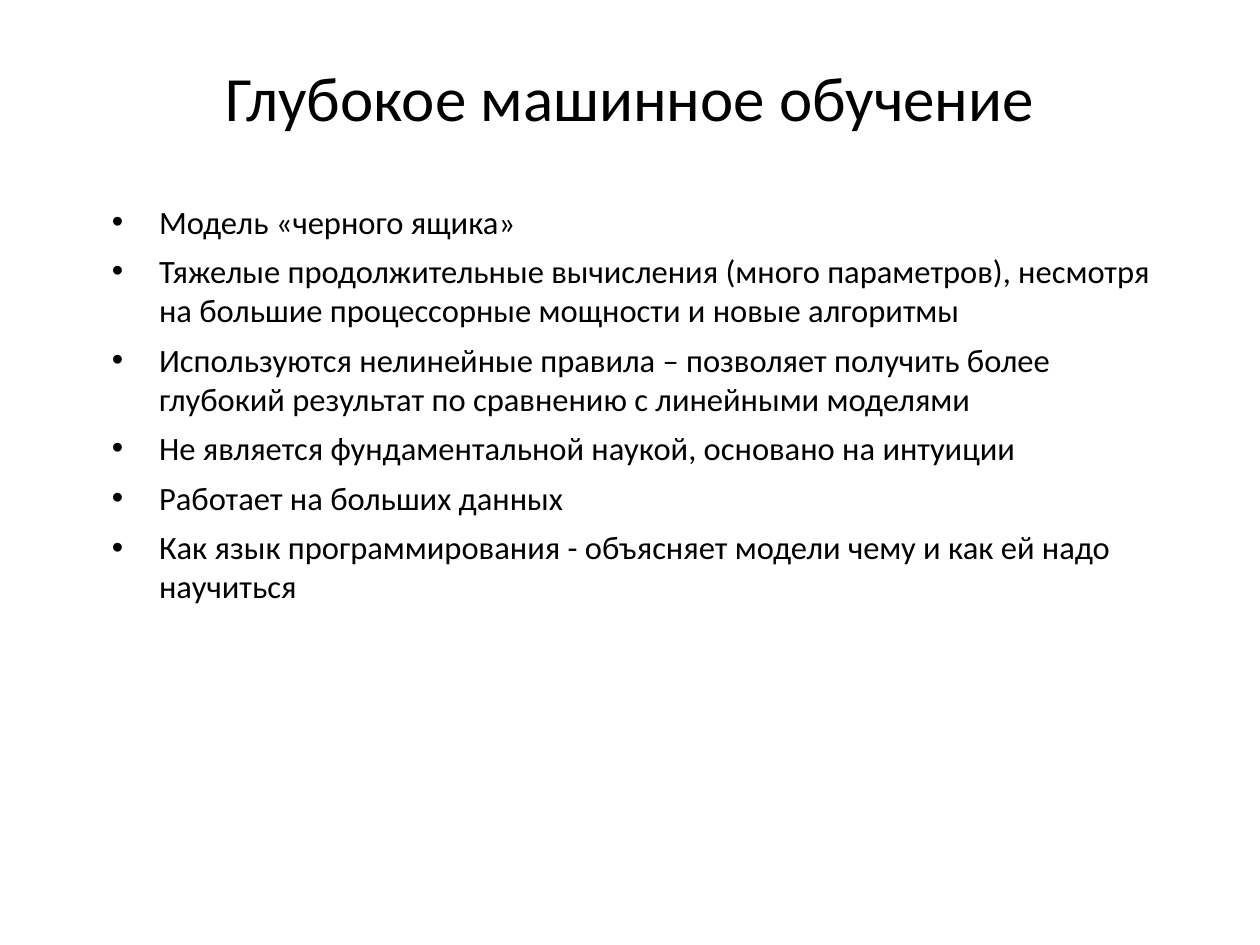
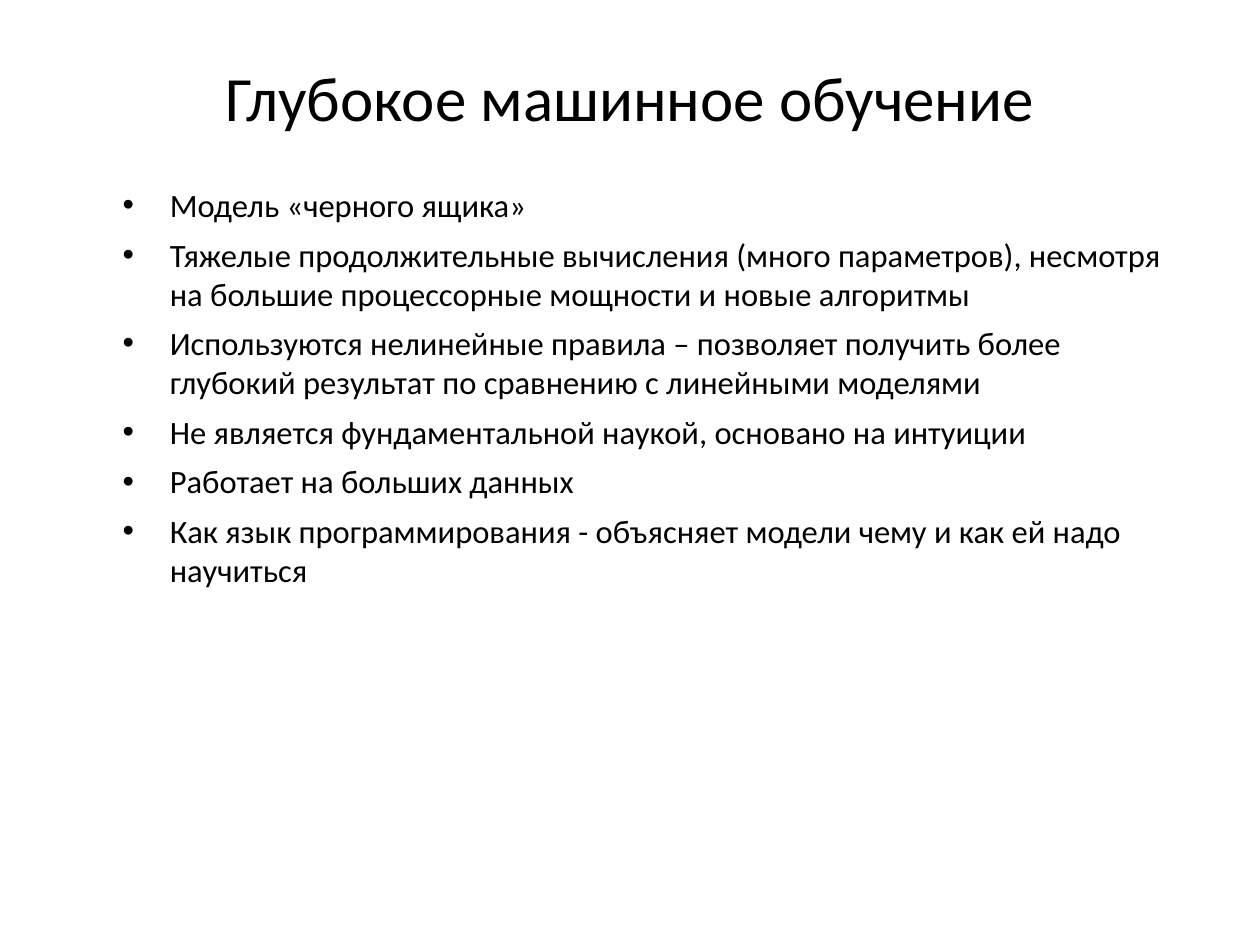
Before and after one commit to CyberLympha/Data-Science-Course, a slide deck: slide 2 of презентации/Автокодировщики.ppt. Drawn at 1260x945 pixels with LibreOffice and Linux fonts; fonts in the diff are those of the drawing. Boxes give left, top, right and bottom in pixels: in the first picture for what was removed or moved away, otherwise in the second. Text is boxed around its words. In the diff, an @@ line names an element or a change of style, - is before the commit and + after.

```diff
--- a/презентации/Автокодировщики.ppt
+++ b/презентации/Автокодировщики.ppt
@@ text "Модель «черного ящика»" moved from (x1=159, y1=213, x2=1149, y2=604) to (x1=170, y1=196, x2=1160, y2=588) @@
```
Also in this commit, not shown: 5 other slides changed.
